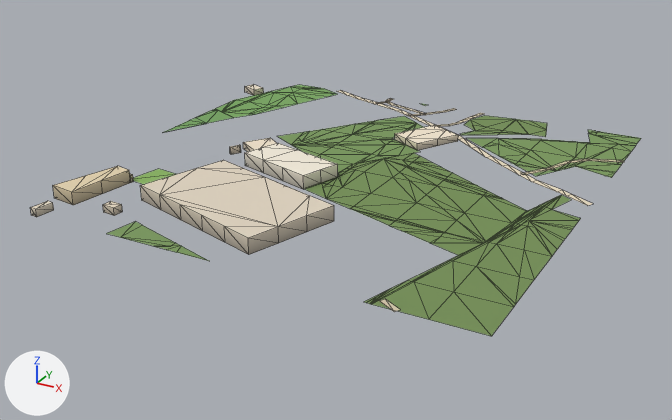
The glTF model public/assets/bengaluru-region-v1/tiles/t16_-26-l1.glb: old version first, new version second.
One viewpoint serves both versions: a camera (50 mm lens) standing at (8684.0, -13570.0, 359.0) and looking at (8245.0, -12773.0, -39.0). Lighting does not change. The marker at lower left points along +X, +Y and +Z. The first picture is the older version. Mesh edges are drawn as thin lines. Vertices at exactly the same position are counted once.

The first picture shows 'building', 'ground'.
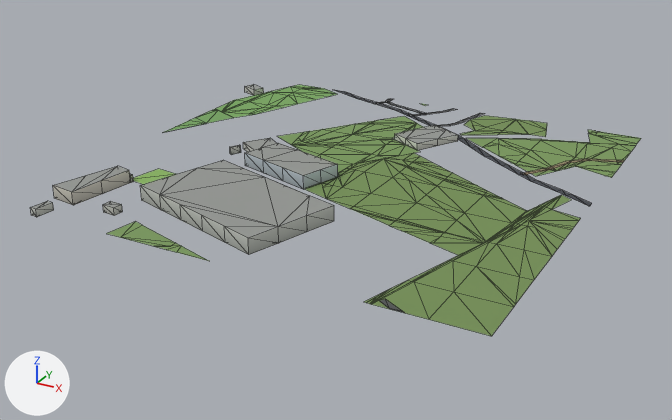
Pixel boxes (x1, y1, x2, y2) of what changed, in the pictures (672 x 420 px; the box of a moved part takes in the faces that stretch with it):
part 1 of me_building, recoloured (darker): (30, 84, 458, 255) in both
part 2 of me_ground, reshaped: before (380, 299, 400, 312); after (380, 299, 403, 312)
part 3 of me_ground, reshaped: before (567, 194, 593, 206); after (567, 194, 592, 206)
part 4 of me_ground, moved or reshaped: before (337, 90, 485, 121); after (335, 90, 485, 121)
part 5 of me_ground, recoloured: (358, 98, 624, 196) in both

The change, as a list of edits to the scene's bpy script:
```text
Change me_building:
    used by ob_building; location = (8000.0, -13000.0, 0.0)
    remove me_building.from_pydata(...)  # 128 vertices, 167 faces; spans x -10.0..316.0, y -2.0..450.0, z 0.0..16.0
    add me_building.from_pydata(...)  # 128 vertices, 206 faces; spans x -10.0..316.0, y -2.0..450.0, z 0.0..16.0
    me_building part 1: 167 kept faces spanning x -10.0..316.0, y -2.0..450.0, z 0.0..16.0 get new vertex colours
    edits to the shape of me_building do not show in these pictures
Change me_ground:
    used by ob_ground; location = (8000.0, -13000.0, 0.0)
    verts and faces of me_ground; kept vertices keep their numbers, new ones are numbered from 458
    before: 0 (423.0, -3.0, 1.0) at pixel (394, 311), 1 (425.0, 3.0, 1.0) at pixel (400, 309), 2 (405.0, 7.0, 1.0) at pixel (379, 300), 3 (408.0, 12.0, 1.0) at pixel (385, 298)
    before: 7 (498.0, 272.0, 1.0) at pixel (587, 205), 8 (502.0, 279.0, 1.0) at pixel (593, 203), 9 (473.0, 286.0, 1.0) at pixel (566, 195), 10 (477.0, 293.0, 1.0) at pixel (571, 194)
    remove me_ground.from_pydata(...)  # 458 vertices, 568 faces; spans x 0.0..502.0, y -3.0..504.0, z 1.0
    add me_ground.from_pydata(...)  # 462 vertices, 572 faces; spans x 0.0..500.0, y 0.0..500.0, z 1.0
    me_ground part 2
    add delete_vertices([0, 1])  # with the faces that use them
    add verts[458] = (430.0, 0.0, 1.0)  # pixel (404, 312)
    add verts[459] = (428.0, 1.0, 1.0)  # pixel (402, 311)
    add verts[460] = (427.0, 0.0, 1.0)  # pixel (401, 311)
    add verts[461] = (418.0, 0.0, 1.0)  # pixel (389, 308)
    add faces += [(458, 459, 460), (459, 461, 460), (3, 461, 459), (2, 461, 3)]
    me_ground part 3
    add delete_vertices([7, 8])  # with the faces that use them
    add verts[462] = (500.0, 271.0, 1.0)  # pixel (589, 206)
    add verts[463] = (500.0, 273.0, 1.0)  # pixel (590, 205)
    add verts[464] = (499.0, 272.0, 1.0)  # pixel (588, 206)
    add verts[465] = (500.0, 280.0, 1.0)  # pixel (591, 203)
    add faces += [(462, 463, 464), (463, 465, 464), (10, 464, 465), (9, 464, 10)]
    me_ground part 4
    9 vertices are removed from x 97.0..308.0, y 478.0..504.0, z 1.0
    9 faces are deleted
    3 vertices move from x 177.0..271.0, y 499.0..501.0, z 1.0 to x 176.0..265.0, y 500.0, z 1.0
    9 vertices are added at x 89.0..308.0, y 482.0..500.0, z 1.0
    9 new faces join them
    me_ground part 5: 75 kept faces spanning x 141.0..500.0, y 286.0..500.0, z 1.0 get new vertex colours; the middle colour goes from beige #e9dcc3 to dark grey #45494f
    other edits to the shape of me_ground do not show in these pictures
```
